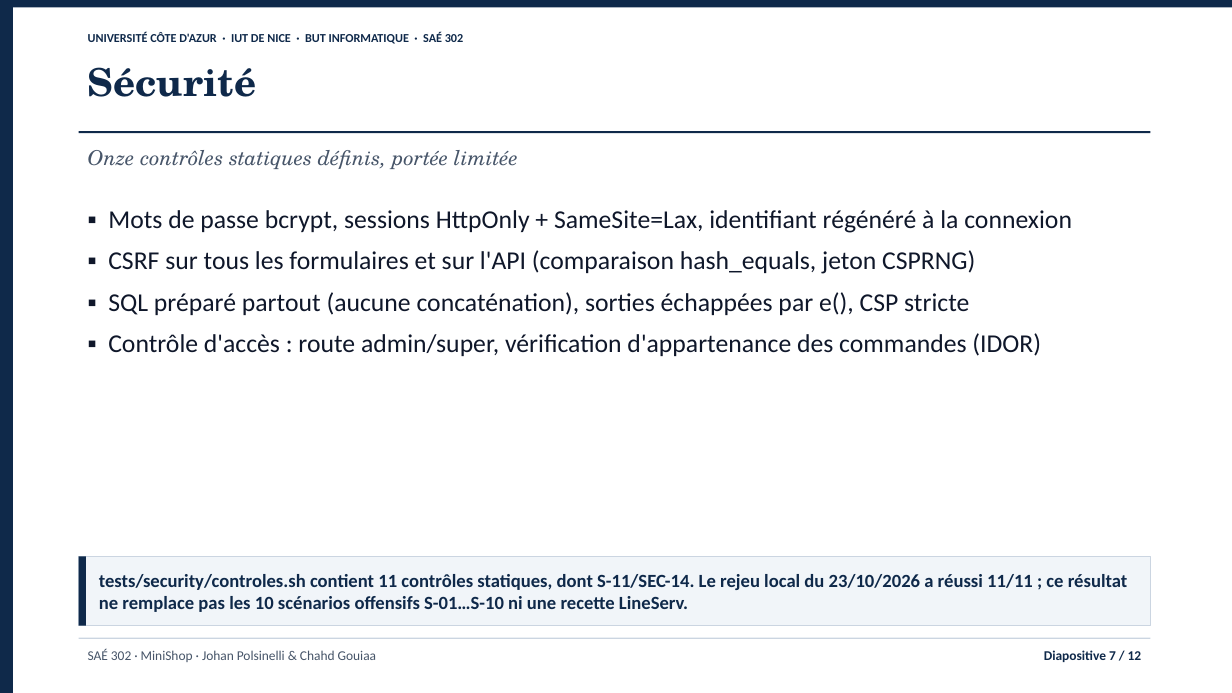
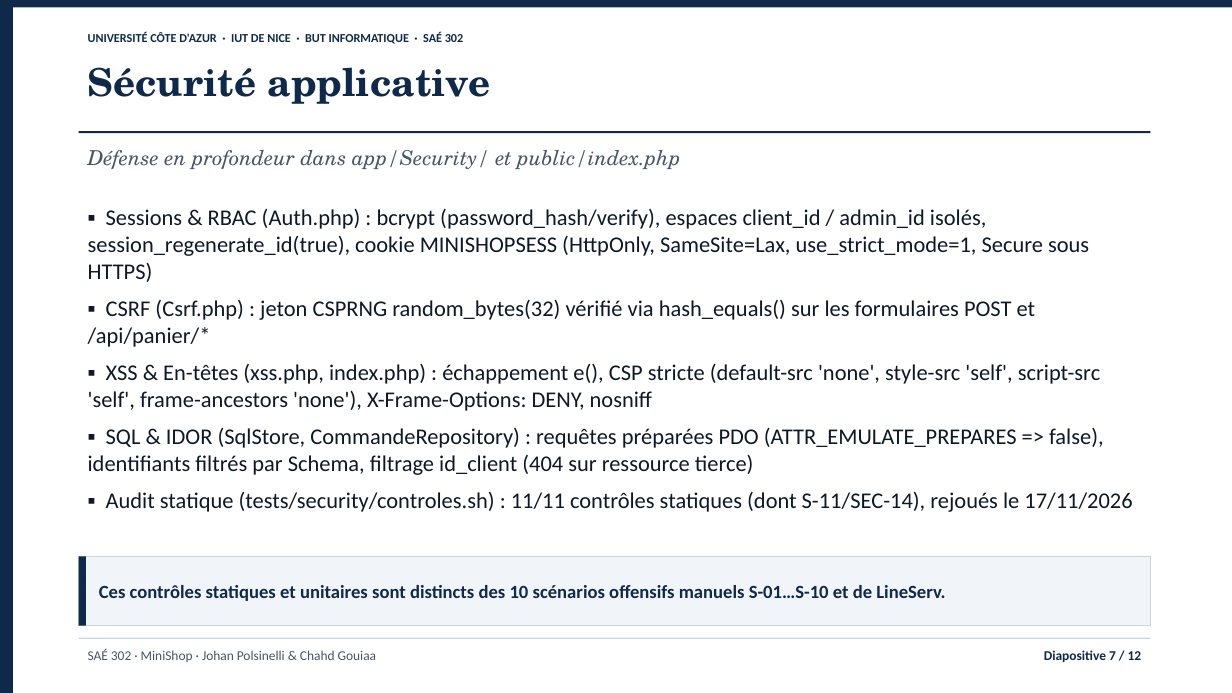
Before and after one commit to jojo8356/SAE-302, a slide deck: slide 7 of livrables/minishop-soutenance.pptx. Drawn at 1232x693 pixels with LibreOffice and Linux fonts; fonts in the diff are those of the drawing. Boxes give left, top, right and bottom in pixels: in the first picture for what was removed or moved away, otherwise in the second. Text is boxed around its words. In the diff, an @@ line names an element or a change of style, - is before the commit and + after.

```diff
--- a/livrables/minishop-soutenance.pptx
+++ b/livrables/minishop-soutenance.pptx
@@ text at (88, 67, 490, 104): text changed @@
-Sécurité
+Sécurité applicative
@@ text at (88, 150, 681, 169): text changed @@
-Onze contrôles statiques définis, portée limitée
+Défense en profondeur dans app/Security/ et public/index.php
@@ text at (88, 208, 1132, 512): text changed; size 20 to 17.5 pt @@
-▪ Mots de passe bcrypt, sessions HttpOnly + SameSite=Lax, identifiant régénéré à la connexion
-▪ CSRF sur tous les formulaires et sur l'API (comparaison hash_equals, jeton CSPRNG)
-▪ SQL préparé partout (aucune concaténation), sorties échappées par e(), CSP stricte
-▪ Contrôle d'accès : route admin/super, vérification d'appartenance des commandes (IDOR)
+▪ Sessions & RBAC (Auth.php) : bcrypt (password_hash/verify), espaces client_id / admin_id isolés, session_regenerate_id(true), cookie MINISHOPSESS (HttpOnly, SameSite=Lax, use_strict_mode=1, Secure sous HTTPS)
+▪ CSRF (Csrf.php) : jeton CSPRNG random_bytes(32) vérifié via hash_equals() sur les formulaires POST et /api/panier/*
+▪ XSS & En-têtes (xss.php, index.php) : échappement e(), CSP stricte (default-src 'none', style-src 'self', script-src 'self', frame-ancestors 'none'), X-Frame-Options: DENY, nosniff
+▪ SQL & IDOR (SqlStore, CommandeRepository) : requêtes préparées PDO (ATTR_EMULATE_PREPARES => false), identifiants filtrés par Schema, filtrage id_client (404 sur ressource tierce)
+▪ Audit statique (tests/security/controles.sh) : 11/11 contrôles statiques (dont S-11/SEC-14), rejoués le 17/11/2026
@@ text in rectangle at (99, 585, 945, 601): text changed @@
-tests/security/controles.sh contient 11 contrôles statiques, dont S-11/SEC-14. Le rejeu local du 23/10/2026 a réussi 11/11 ; ce résultat ne remplace pas les 10 scénarios offensifs S-01…S-10 ni une recette LineServ.
+Ces contrôles statiques et unitaires sont distincts des 10 scénarios offensifs manuels S-01…S-10 et de LineServ.
```
Also in this commit, not shown: 11 other slides changed, 5 other files.
